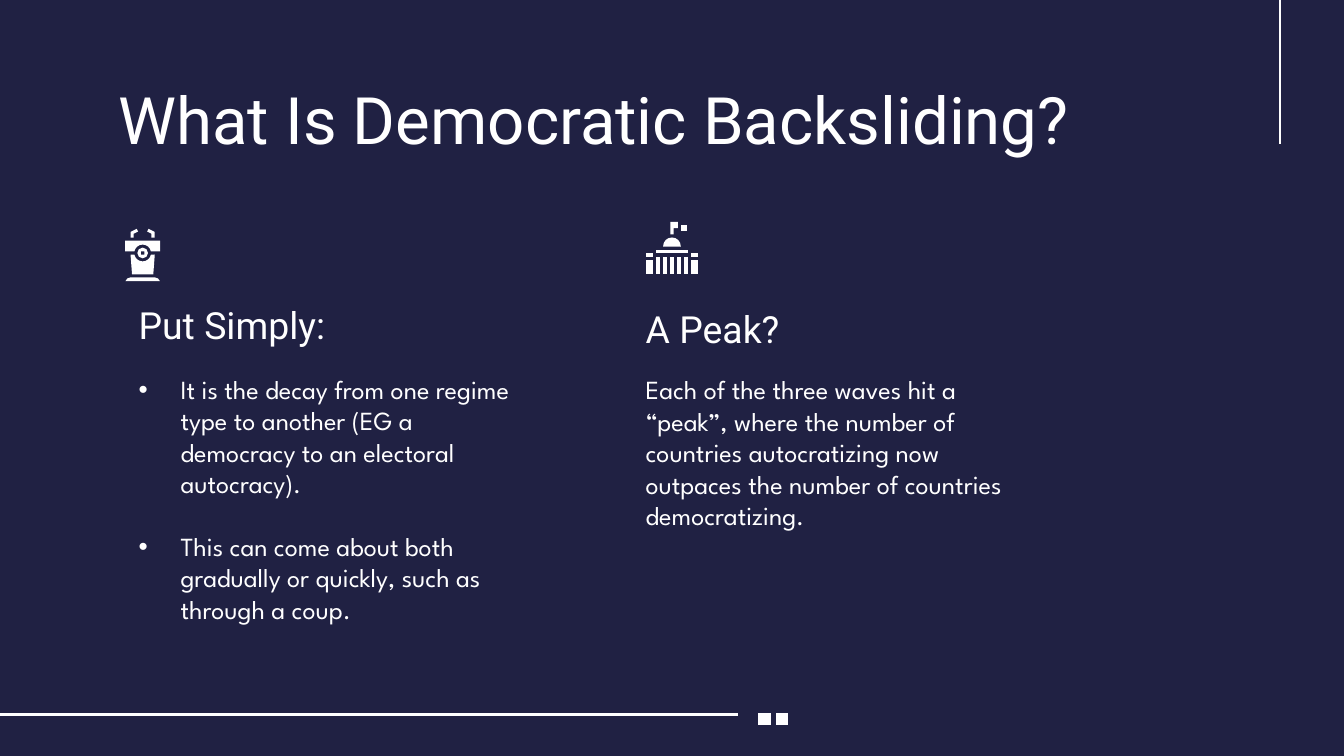
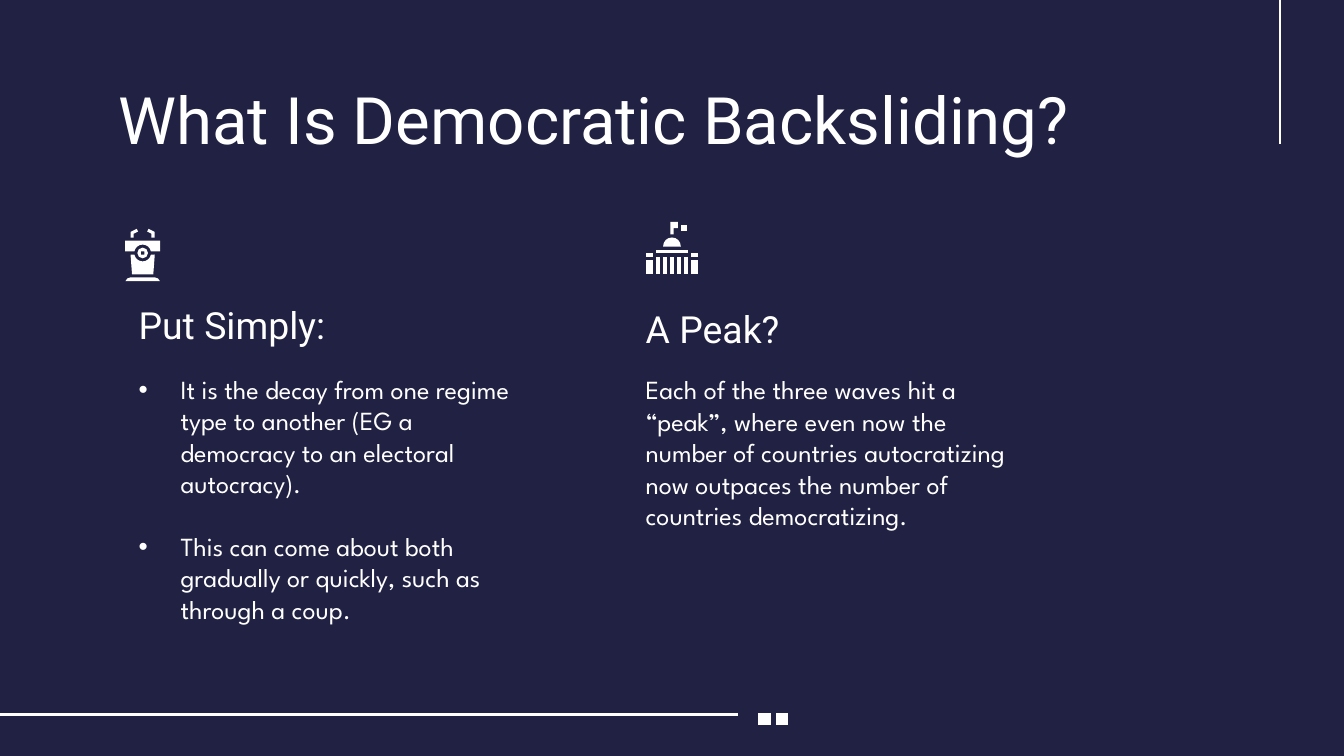
Before and after one commit to dimmediato/R_Project, a slide deck: slide 3 of PowerPoint/R_Project_Presentation.pptx. Drawn at 1344x756 pixels with LibreOffice and Linux fonts; fonts in the diff are those of the drawing; background and template pictures are left out. Boxes give left, top, right and bottom in pixels: in the first picture for what was removed or moved away, otherwise in the second. Text is boxed around its words. In the diff, an @@ line names an element or a change of style, - is before the commit and + after.

```diff
--- a/PowerPoint/R_Project_Presentation.pptx
+++ b/PowerPoint/R_Project_Presentation.pptx
@@ subtitle at bbox=[646, 380, 1004, 526]: text changed @@
-Each of the three waves hit a “peak”, where the number of countries autocratizing now outpaces the number of countries democratizing.
+Each of the three waves hit a “peak”, where even now the number of countries autocratizing now outpaces the number of countries democratizing.
```
Also in this commit, not shown: 3 other slides changed, 1 other file.
